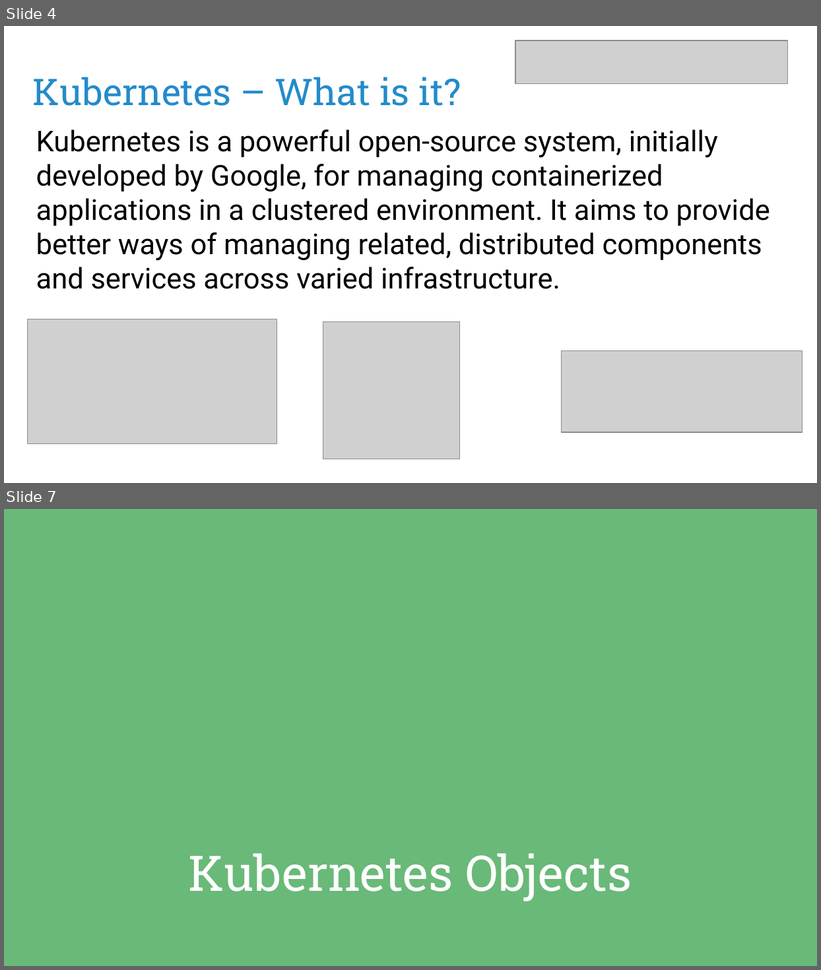
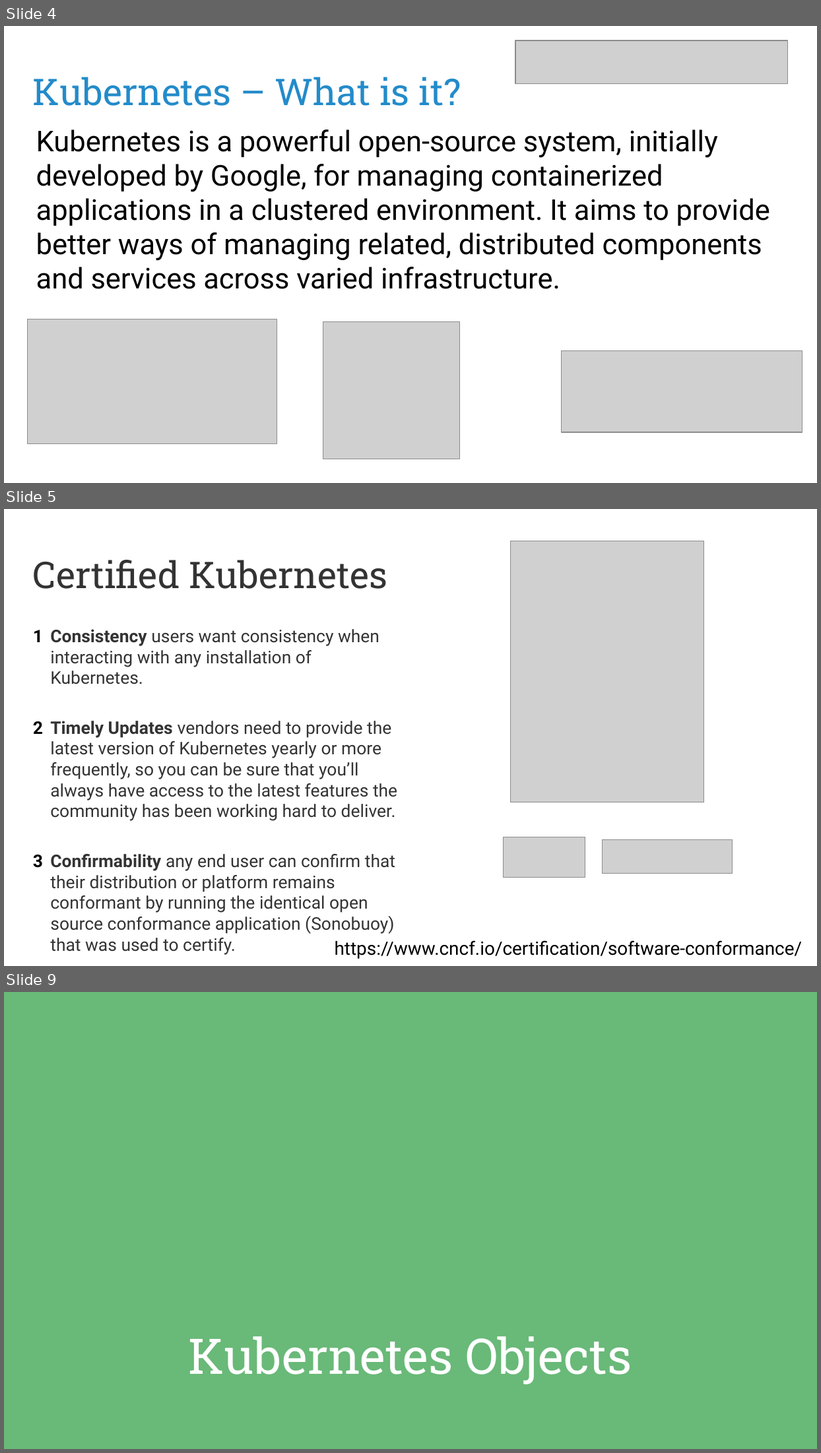
Before and after one commit to puzzle/kubernetes-techlab, a slide deck: presentation/introduction.odp. Shown one above the other, each under a label of ours: slides 4 and 7 before the commit, slides 4, 5 and 9 after it; the slides between them are not shown. The pictures are 821x970 and 821x1453 pixels, drawn with LibreOffice and Linux fonts; fonts in the diff are those of the drawing; grey boxes stand for pictures; background and template pictures are left out. Boxes give left, top, right and bottom in pixels: in the first picture for what was removed or moved away, otherwise in the second. Text is boxed around its words. In the diff, an @@ line names an element or a change of style, - is before the commit and + after.

```diff
--- a/presentation/introduction.odp
+++ b/presentation/introduction.odp
@@ slide 5 added at box(4, 509, 817, 966), background #FFFFFF @@
@@ picture added at box(511, 541, 704, 802) @@
@@ title added at box(33, 560, 387, 589), 36 pt, text #333333 @@
+Certified Kubernetes
@@ text added at box(50, 629, 397, 955), 17 pt, text #333333 @@
+1 Consistency users want consistency when interacting with any installation of Kubernetes.
+2 Timely Updates vendors need to provide the latest version of Kubernetes yearly or more frequently, so you can be sure that you’ll always have access to the latest features the community has been working hard to deliver.
+3 Confirmability any end user can confirm that their distribution or platform remains conformant by running the identical open source conformance application (Sonobuoy) that was used to certify.
@@ picture added at box(504, 837, 585, 878) @@
@@ picture added at box(603, 840, 733, 874) @@
@@ text added at box(335, 941, 803, 959), 18 pt, text #000000 @@
+https://www.cncf.io/certification/software-conformance/
@@ what was slide 7 is now slide 9 @@
```
Also in this commit, not shown: 7 slides changed, 6 other slides added, 1 other file.
